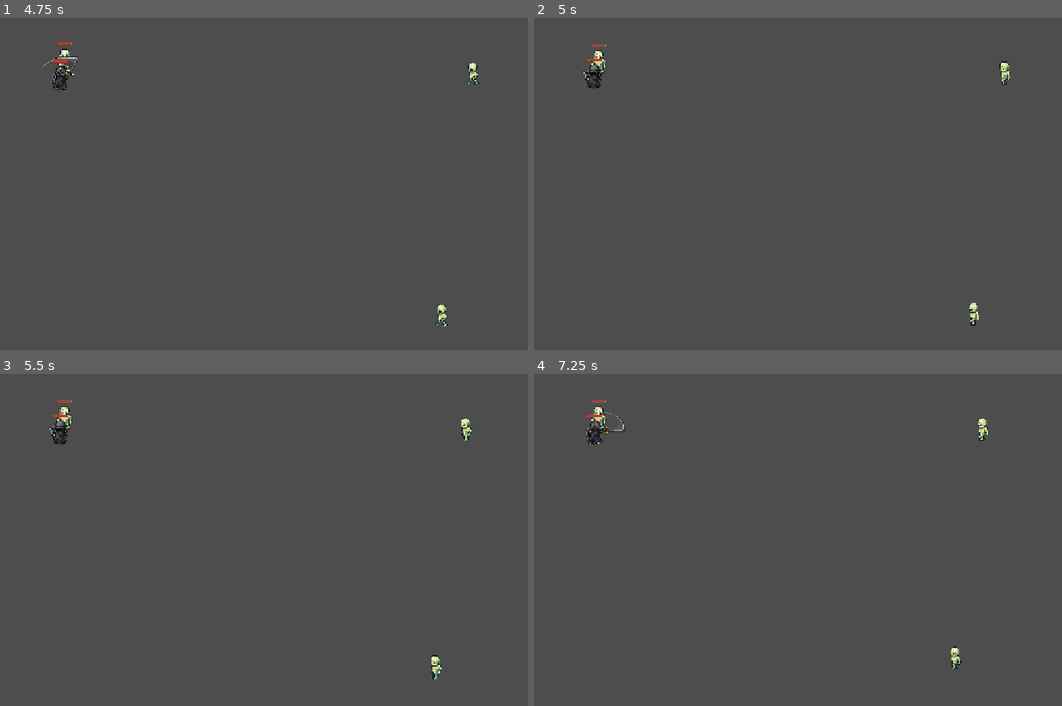
Above: before the commit, frames 1-4 (two rows, left to right).
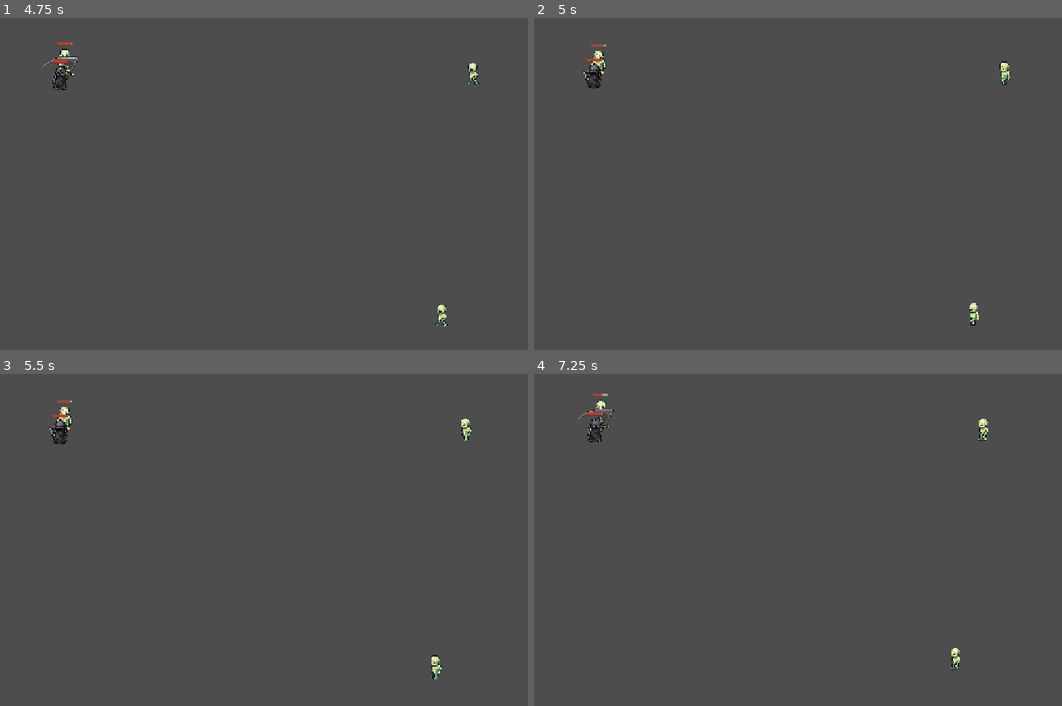
Above: after the commit, the same moments.

Repository: christophedas59/prototype_1
Game: Godot game, scene res://scenes/levels/test_arena.tscn
Same seed, same stepped clock (60 frames per second), same inputs: the game is played once before the commit and once after it. The project has no main scene, so this scene is started directly.
Inputs (mouse positions are in pixels of both pictures, inside the frame that each line leads up to):
- Up to frame 1 (4.75 s): tap Enter at 0.5 s; move the mouse to (422, 167) at 0.52 s; hold D (move_right) 0.53-1.25 s; hold Shift 0.53-1.25 s; click (422, 167) at 0.67 s; drag from (158, 203) to (31, 167) at 1.27 s; move the mouse to (348, 107) at 2.02 s; hold D (move_right) 2.03-2.75 s; tap Ctrl at 2.1 s; drag from (253, 257) to (52, 97) at 2.77 s; move the mouse to (469, 237) at 3.52 s; hold A (move_left) 3.53-4.25 s; tap Alt at 3.6 s; drag from (95, 130) to (63, 61) at 4.27 s
- Up to frame 2 (5 s): no input
- Up to frame 3 (5.5 s): move the mouse to (316, 540) at 5.02 s; hold S (move_down) from 5.03 s (still down); hold Shift from 5.03 s (still down); click (316, 540) at 5.17 s
- Up to frame 4 (7.25 s): release S (move_down) at 5.75 s; release Shift at 5.75 s; drag from (724, 453) to (966, 662) at 5.77 s; move the mouse to (956, 523) at 6.52 s; hold W (move_up) from 6.53 s (still down); tap Ctrl at 6.6 s

Frame 1 is identical in both runs. In frame 2, less than 0.1% of the frame differs, in the area x 11-14%, y 8-17%; in frame 3, less than 0.1%; in frame 4, 0.6%, in the area x 8-87%, y 5-90%.

Commit message:
Defer combat collision shutdown on death

Diff:
--- a/scripts/components/hurtbox_component.gd
+++ b/scripts/components/hurtbox_component.gd
@@ -7,6 +7,17 @@
 
 func receive_hit(attacker: Node2D, amount: int, hit_position: Vector2) -> void:
 	if DEBUG_HITS:
-		print_debug("hurtbox receive_hit", self, attacker, amount, hit_position)
-		print_debug("emit hit_received", self, attacker, amount, hit_position)
+		print_debug(
+			"[hits] hurtbox receive_hit",
+			self,
+			"attacker=", attacker,
+			"amount=", amount,
+			"pos=", hit_position,
+			"monitoring=", monitoring,
+			"monitorable=", monitorable,
+			"layer=", collision_layer,
+			"mask=", collision_mask,
+			"time_scale=", Engine.time_scale
+		)
+		print_debug("[hits] emit hit_received", self, attacker, amount, hit_position)
 	hit_received.emit(attacker, amount, hit_position)
--- a/scripts/components/melee_hitbox_component.gd
+++ b/scripts/components/melee_hitbox_component.gd
@@ -4,6 +4,8 @@
 signal hit_confirmed(target: Node2D, amount: int)
 
 @export var active_time: float = 0.08
+
+const DEBUG_HITS := false
 
 var _attacker: Node2D = null
 var _damage: int = 0
@@ -24,6 +26,8 @@
 
 func start_swing(attacker: Node2D, amount: int) -> void:
 	if _active:
+		if DEBUG_HITS:
+			print_debug("[hits] start_swing ignored because already active", self)
 		return
 
 	_attacker = attacker
@@ -32,6 +36,17 @@
 	_already_hit.clear()
 	monitoring = true
 	set_physics_process(true)
+	if DEBUG_HITS:
+		print_debug(
+			"[hits] start_swing",
+			self,
+			"active=", _active,
+			"monitoring=", monitoring,
+			"monitorable=", monitorable,
+			"layer=", collision_layer,
+			"mask=", collision_mask,
+			"time_scale=", Engine.time_scale
+		)
 
 	# Important : si les entités sont déjà en contact, `area_entered` ne se redéclenche pas.
 	# On scanne donc explicitement les overlaps au début (et pendant la fenêtre active).
@@ -51,13 +66,19 @@
 	_attacker = null
 	_damage = 0
 	_already_hit.clear()
+	if DEBUG_HITS:
+		print_debug("[hits] end_swing", self, "monitoring=", monitoring, "monitorable=", monitorable)
 
 
 func _on_area_entered(area: Area2D) -> void:
+	if DEBUG_HITS:
+		print_debug("[hits] area_entered", self, area)
 	_try_hit_area(area)
 
 
 func _process_overlaps_now() -> void:
+	if DEBUG_HITS:
+		print_debug("[hits] process_overlaps", self, "overlaps=", get_overlapping_areas().size())
 	for area in get_overlapping_areas():
 		if area is Area2D:
 			_try_hit_area(area as Area2D)
@@ -77,11 +98,17 @@
 
 	var target_id: int = target_owner.get_instance_id()
 	if _already_hit.has(target_id):
+		if DEBUG_HITS:
+			print_debug("[hits] skip already_hit", self, target_owner)
 		return
 	if not _can_hit_target(target_owner):
+		if DEBUG_HITS:
+			print_debug("[hits] skip can_hit_target=false", self, target_owner)
 		return
 
 	_already_hit[target_id] = true
+	if DEBUG_HITS:
+		print_debug("[hits] calling receive_hit", self, area, _attacker, _damage, global_position)
 	area.call("receive_hit", _attacker, _damage, global_position)
 	hit_confirmed.emit(target_owner as Node2D, _damage)
 
--- a/scripts/entities/combat_entity.gd
+++ b/scripts/entities/combat_entity.gd
@@ -271,6 +271,20 @@
 	play_attack_animation()
 
 	# Déclenche la hitbox de mêlée (détection via hurtbox + événements)
+	if DEBUG_HITS:
+		print_debug(
+			"[hits] try_attack/start_swing",
+			self,
+			"target=", target,
+			"dist=", global_position.distance_to(target.global_position),
+			"trigger_range=", _get_attack_trigger_range(target),
+			"time_scale=", Engine.time_scale,
+			"hit_pause_scale=", feedback_comp.hit_pause_scale,
+			"hitbox layer/mask=", str(melee_hitbox_comp.collision_layer) + "/" + str(melee_hitbox_comp.collision_mask),
+			"hurtbox layer/mask=", str(target.hurtbox_comp.collision_layer) + "/" + str(target.hurtbox_comp.collision_mask),
+			"hitbox monitoring=", melee_hitbox_comp.monitoring,
+			"hurtbox monitoring=", target.hurtbox_comp.monitoring
+		)
 	melee_hitbox_comp.start_swing(self, attack_damage)
 
 
@@ -292,7 +306,7 @@
 	if contact_range <= 0.0:
 		return attack_range
 
-	return min(attack_range, contact_range + 1.0)
+	return min(attack_range, contact_range)
 
 
 func _get_melee_contact_range(target: CombatEntity) -> float:
@@ -365,13 +379,19 @@
 
 func _on_hurtbox_hit_received(attacker: Node2D, amount: int, _hit_position: Vector2) -> void:
 	if DEBUG_HITS:
-		print_debug("entity got hit_received", self, attacker, amount)
+		print_debug("[hits] entity handler hit_received", self, attacker, amount)
 	take_damage(amount, attacker)
 
 func take_damage(amount: int, from: Node2D = null) -> void:
 	if DEBUG_HITS:
-		print_debug("take_damage called", self, "invuln?", feedback_comp.is_invulnerable(), "hp", hp, "amount", amount)
-	if is_dead or feedback_comp.is_invulnerable():
+		print_debug("[hits] take_damage called", self, "invuln?", feedback_comp.is_invulnerable(), "hp", hp, "amount", amount)
+	if is_dead:
+		if DEBUG_HITS:
+			print_debug("[hits] take_damage early-return is_dead", self)
+		return
+	if feedback_comp.is_invulnerable():
+		if DEBUG_HITS:
+			print_debug("[hits] take_damage early-return invulnerable", self)
 		return
 
 	var previous_hp := hp
@@ -406,12 +426,16 @@
 
 	# Désactive collision
 	if is_instance_valid(body_collision):
-		body_collision.disabled = true
+		body_collision.set_deferred("disabled", true)
 
 	if is_instance_valid(hurtbox_comp):
-		hurtbox_comp.monitoring = false
+		hurtbox_comp.set_deferred("monitoring", false)
+		if DEBUG_HITS:
+			print_debug("[hits] hurtbox monitoring queued -> false", self)
 	if is_instance_valid(melee_hitbox_comp):
-		melee_hitbox_comp.monitoring = false
+		melee_hitbox_comp.set_deferred("monitoring", false)
+		if DEBUG_HITS:
+			print_debug("[hits] hitbox monitoring queued -> false", self)
 
 	# Anim death
 	var frames := visual.sprite_frames
--- /dev/null
+++ b/tests/test_combat_entity_death_cleanup.gd
@@ -0,0 +1,21 @@
+extends GutTest
+
+const CombatEntityScene := preload("res://scenes/entities/combat_entity.tscn")
+
+
+func test_die_disables_collision_and_areas_after_deferred_frame() -> void:
+	var entity: CombatEntity = CombatEntityScene.instantiate()
+	add_child_autofree(entity)
+
+	await get_tree().process_frame
+	assert_false(entity.is_dead, "Précondition: entité vivante")
+	assert_false(entity.body_collision.disabled, "Précondition: collision active")
+	assert_true(entity.hurtbox_comp.monitoring, "Précondition: hurtbox active")
+
+	entity.die()
+	await get_tree().process_frame
+
+	assert_true(entity.is_dead, "die() doit marquer l'entité comme morte")
+	assert_true(entity.body_collision.disabled, "La collision du corps doit être désactivée en fin de frame")
+	assert_false(entity.hurtbox_comp.monitoring, "La hurtbox doit être désactivée en fin de frame")
+	assert_false(entity.melee_hitbox_comp.monitoring, "La hitbox doit être désactivée en fin de frame")
--- /dev/null
+++ b/tests/test_combat_hit_pipeline_regression.gd
@@ -0,0 +1,45 @@
+extends GutTest
+
+const CombatEntityScene := preload("res://scenes/entities/combat_entity.tscn")
+
+
+func _spawn_entity(position: Vector2) -> CombatEntity:
+	var entity: CombatEntity = CombatEntityScene.instantiate()
+	add_child_autofree(entity)
+	entity.global_position = position
+	return entity
+
+
+func test_receive_hit_signal_reaches_entity_and_reduces_hp() -> void:
+	var attacker := _spawn_entity(Vector2.ZERO)
+	var target := _spawn_entity(Vector2(12, 0))
+
+	attacker.feedback_comp.enable_hit_pause = false
+	target.feedback_comp.enable_hit_pause = false
+
+	await get_tree().process_frame
+	watch_signals(target.hurtbox_comp)
+
+	var initial_hp := target.hp
+	target.hurtbox_comp.receive_hit(attacker, 3, target.global_position)
+	await get_tree().process_frame
+
+	assert_signal_emitted(target.hurtbox_comp, "hit_received")
+	assert_eq(target.hp, initial_hp - 3, "receive_hit doit déclencher le handler d'entité et appliquer les dégâts")
+
+
+func test_attack_range_does_not_start_before_hitbox_hurtbox_contact() -> void:
+	var attacker := _spawn_entity(Vector2.ZERO)
+	var target := _spawn_entity(Vector2.ZERO)
+
+	await get_tree().process_frame
+
+	var contact_range := attacker._get_melee_contact_range(target)
+	assert_gt(contact_range, 0.0, "Le test nécessite une portée de contact valide")
+
+	target.global_position = Vector2(contact_range + 0.5, 0)
+
+	assert_false(
+		attacker._is_target_in_attack_range(target),
+		"L'attaque ne doit pas démarrer hors contact hitbox/hurtbox, sinon aucun hit ne peut être détecté"
+	)
